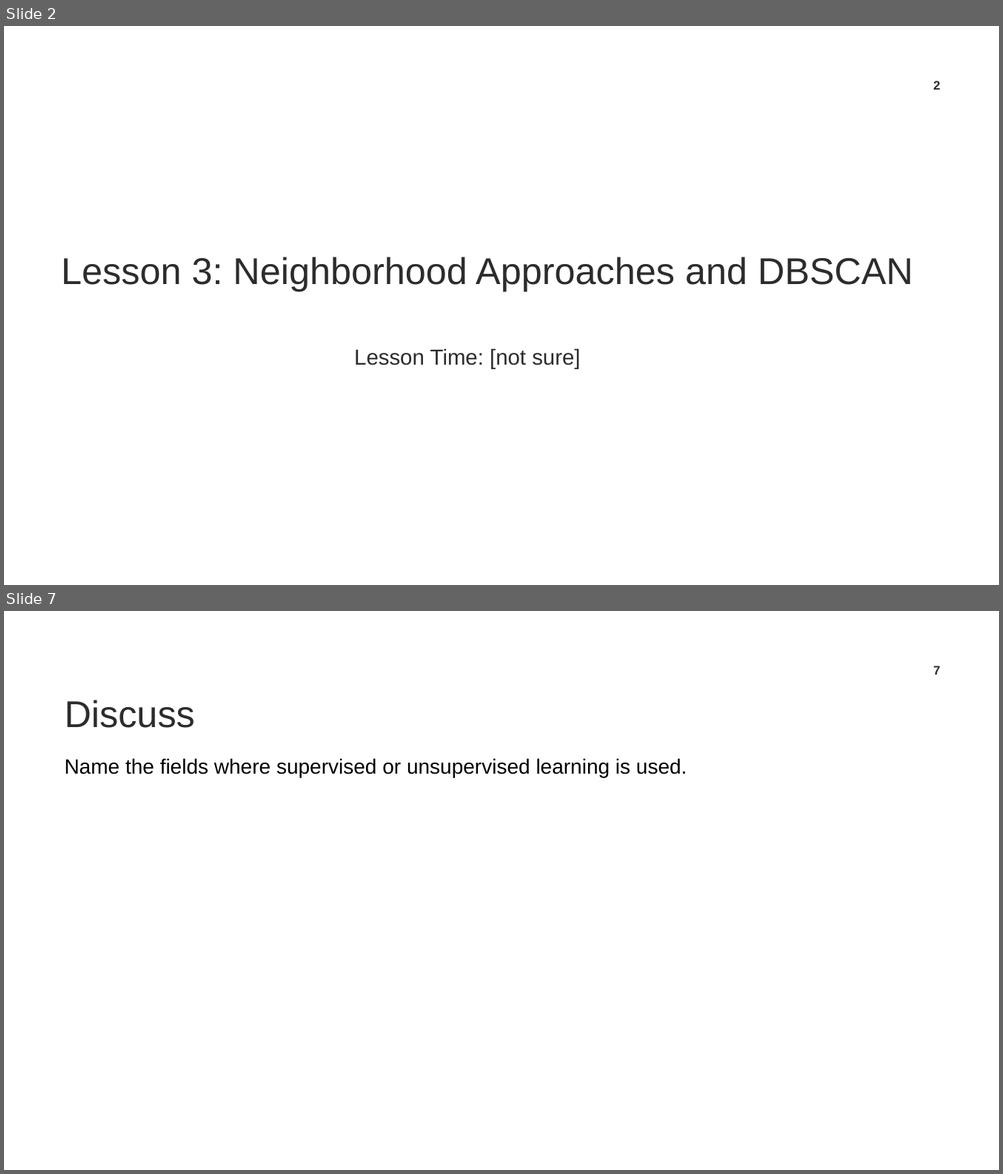
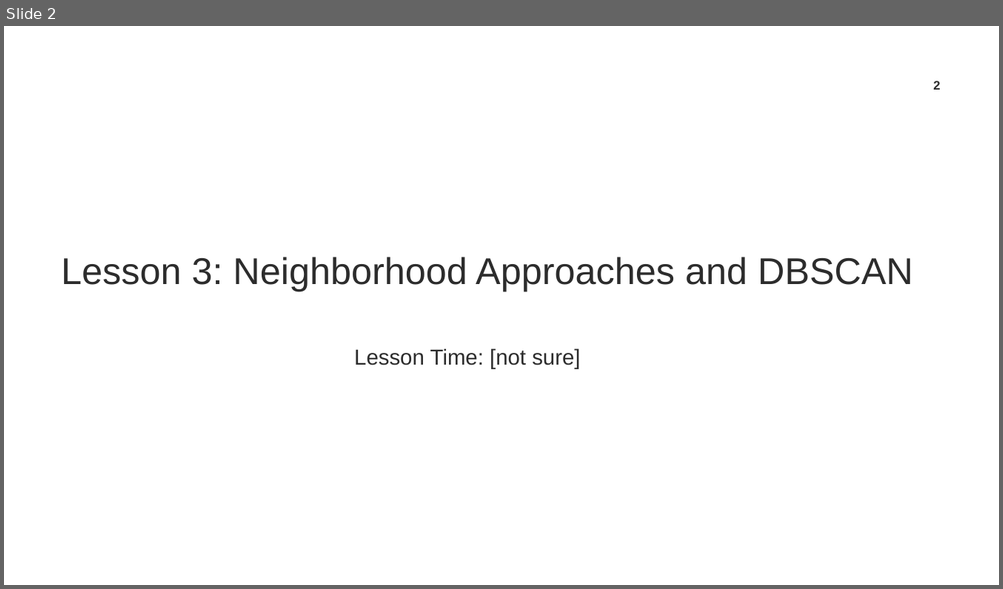
Before and after one commit to TrainingByPackt/Applied-Unsupervised-Learning-with-Python, a slide deck: CH3/C12626_03_Chris_FirstDraft.pptx. Shown one above the other, each under a label of ours: slides 2 and 7 before the commit, slide 2 after it; the slides between them are not shown. The pictures are 1003x1174 and 1003x589 pixels, drawn with LibreOffice and Linux fonts; fonts in the diff are those of the drawing; background and template pictures are left out. Boxes give left, top, right and bottom in pixels: in the first picture for what was removed or moved away, otherwise in the second. Text is boxed around its words. In the diff, an @@ line names an element or a change of style, - is before the commit and + after.

```diff
--- a/CH3/C12626_03_Chris_FirstDraft.pptx
+++ b/CH3/C12626_03_Chris_FirstDraft.pptx
@@ slide 7 removed at <box>4,611,999,1170</box>, background #FFFFFF @@
@@ page number removed at <box>933,666,939,675</box> @@
-7
@@ text removed at <box>65,700,195,728</box> @@
-Discuss
@@ text removed at <box>65,758,687,777</box> @@
-Name the fields where supervised or unsupervised learning is used.
```
Also in this commit, not shown: 13 slides changed, 9 slides added, 6 other slides removed, 1 other file.
